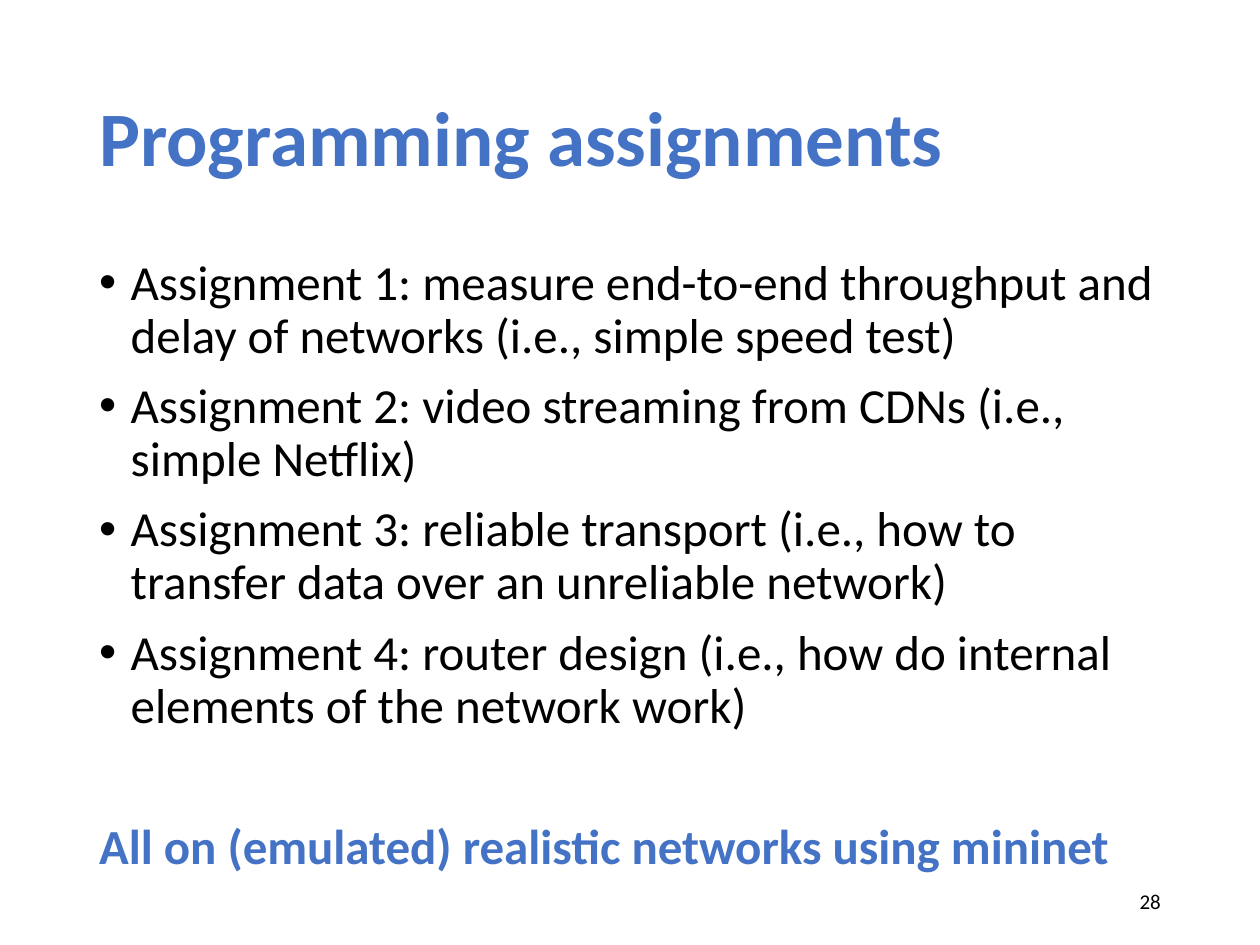
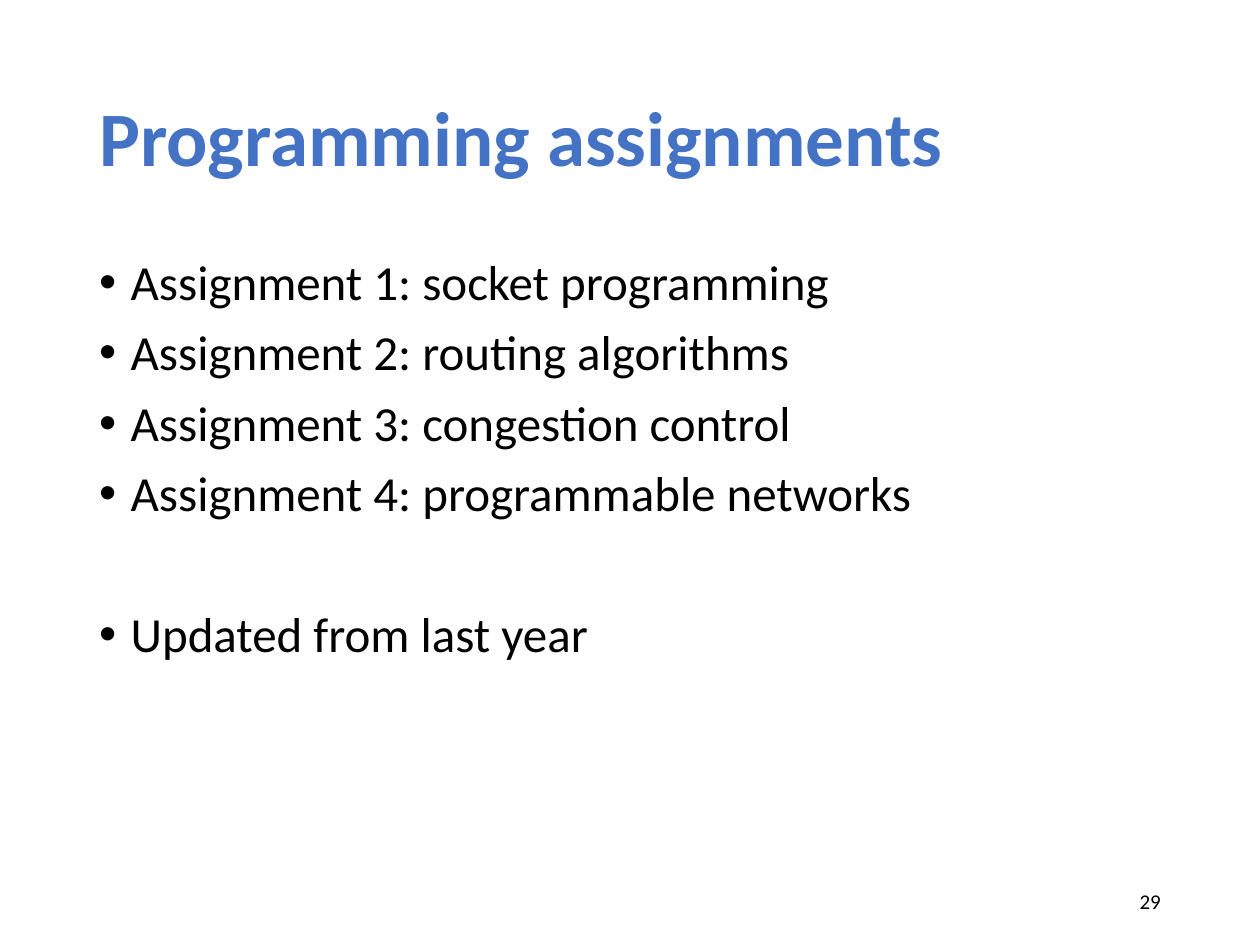
Before and after one commit to xinjin/course-net, a slide deck: slide 29 of slides/lec01_introduction.pptx (slide 28 before the commit). Drawn at 1260x945 pixels with LibreOffice and Linux fonts; fonts in the diff are those of the drawing. Boxes give left, top, right and bottom in pixels: in the first picture for what was removed or moved away, otherwise in the second. Text is boxed around its words. In the diff, an @@ line names an element or a change of style, - is before the commit and + after.

```diff
--- a/slides/lec01_introduction.pptx
+++ b/slides/lec01_introduction.pptx
@@ text at <box>131,266,911,660</box>: text changed @@
-• Assignment 1: measure end-to-end throughput and delay of networks (i.e., simple speed test)
-• Assignment 2: video streaming from CDNs (i.e., simple Netflix)
-• Assignment 3: reliable transport (i.e., how to transfer data over an unreliable network)
-• Assignment 4: router design (i.e., how do internal elements of the network work)
-All on (emulated) realistic networks using mininet
+• Assignment 1: socket programming
+• Assignment 2: routing algorithms
+• Assignment 3: congestion control
+• Assignment 4: programmable networks
+• Updated from last year
@@ page number at <box>1140,895,1161,909</box>: text changed @@
-28
+29
```
Also in this commit, not shown: 9 other slides changed, 2 slides added, 1 slide removed, 1 other file.
